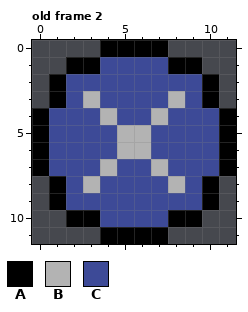
File history of a pixel-art file, art/sprites/pressx.ase. The picture above was drawn from the file before the commit.
12x12 pixels, 2 frames. Shown: old frame 2. The commit also changed other frames, which this record leaves out.
Palette (. is transparent): A #000000  B #b3b3b3  C #3d4a97
Pixels before, old frame 2, first column x 0:
 0 ....AAAA....
 1 ..AACCCCAA..
 2 .ACCCCCCCCA.
 3 .ACBCCCCBCA.
 4 ACCCBCCBCCCA
 5 ACCCCBBCCCCA
 6 ACCCCBBCCCCA
 7 ACCCBCCBCCCA
 8 .ACBCCCCBCA.
 9 .ACCCCCCCCA.
10 ..AACCCCAA..
11 ....AAAA....
Once edited:
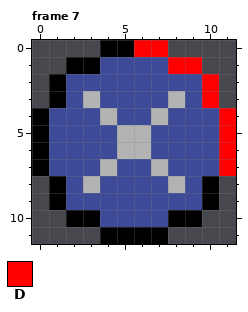
Colours new in this view: D #ff0000
A new or re-ordered frame is compared with the old frame closest to it.
Changes in this commit:
frames 2 -> 18
Changed rows in their new state; - is an unchanged pixel.
Frame 7 is new; against old frame 2:
first column x 6:
 0 DD----
 1 --DD--
 2 ----D-
 3 ----D-
 4 -----D
 5 -----D
 6 -----D
 7 -----D
Boxes around the changes in both pictures, in picture pixels (x1, y1, x2, y2):
changed: (134, 40, 236, 176)
